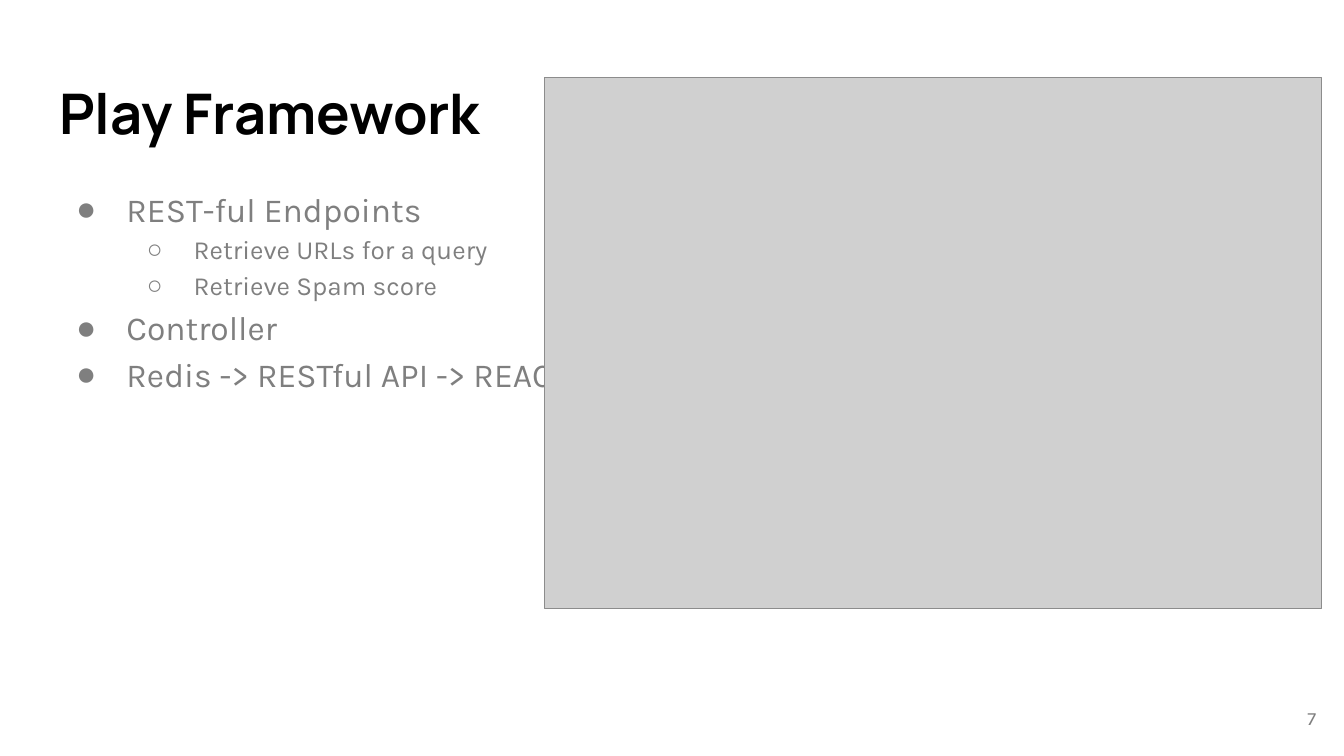
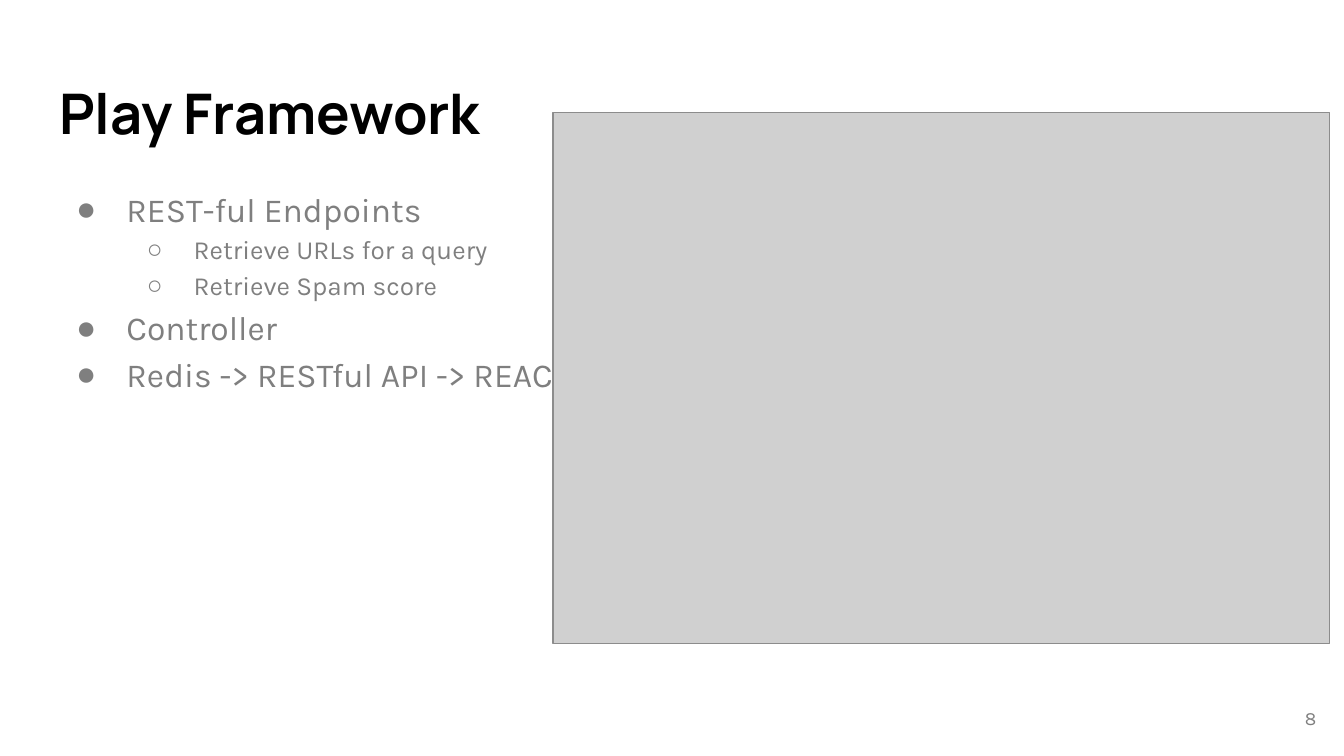
Before and after one commit to jiaminghong/camelcrawler, a slide deck: slide 8 of FinalPresentation.pptx (slide 7 before the commit). Drawn at 1344x756 pixels with LibreOffice and Linux fonts; fonts in the diff are those of the drawing; grey boxes stand for pictures. Boxes give left, top, right and bottom in pixels: in the first picture for what was removed or moved away, otherwise in the second. Text is boxed around its words. In the diff, an @@ line names an element or a change of style, - is before the commit and + after.

```diff
--- a/FinalPresentation.pptx
+++ b/FinalPresentation.pptx
@@ picture: place and size @@
-picture at <box>544,78,1321,609</box>
+picture at <box>552,113,1329,644</box>
@@ page number at <box>1305,713,1316,725</box>: text changed @@
-7
+8
```
Also in this commit, not shown: 3 other slides changed, 3 slides added, 1 slide removed.
